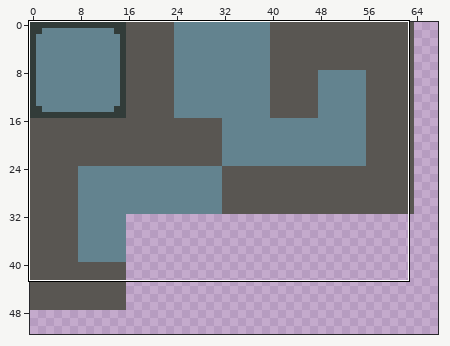
Sprite sheet -- Assets/Art/Sprites/Tiles.png. The first picture is a wide view before the edit; the outline marks the close-up.
Close-up. The starting point:
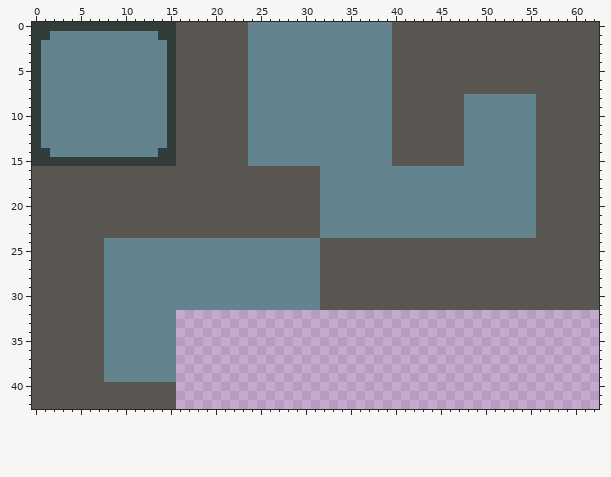
The file is 128x128 pixels. Shown: x 0..62, y 0..42. The wide view leaves out empty margins.
After the commit:
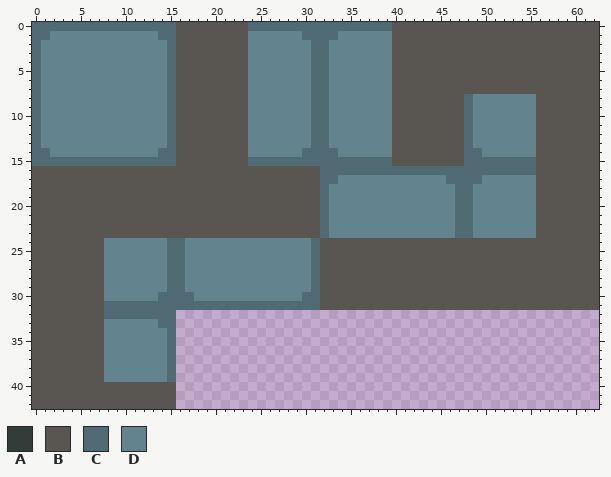
Palette (. is transparent): A #323c39  B #595652  C #516b74  D #63838f
Commit: Floor tile update
What changed:
Changed rows in their new state; - is an unchanged pixel.
first column x 0:
 0 CCCCCCCCCCCCCCCC--------CCCCCCCCCCCCCCCC----------------
 1 CC------------CC--------------CCCC----------------------
 2 C--------------C---------------CC-----------------------
 3 C--------------C---------------CC-----------------------
 4 C--------------C---------------CC-----------------------
 5 C--------------C---------------CC-----------------------
 6 C--------------C---------------CC-----------------------
 7 C--------------C---------------CC-----------------------
 8 C--------------C---------------CC---------------C-------
 9 C--------------C---------------CC---------------C-------
10 C--------------C---------------CC---------------C-------
11 C--------------C---------------CC---------------C-------
12 C--------------C---------------CC---------------C-------
13 C--------------C---------------CC---------------C-------
14 CC------------CC--------------CCCC--------------CC------
15 CCCCCCCCCCCCCCCC--------CCCCCCCCCCCCCCCC--------CCCCCCCC
16 --------------------------------CCCCCCCCCCCCCCCCCCCCCCCC
17 --------------------------------CC------------CCCC------
18 --------------------------------C--------------CC-------
19 --------------------------------C--------------CC-------
20 --------------------------------C--------------CC-------
21 --------------------------------C--------------CC-------
22 --------------------------------C--------------CC-------
23 --------------------------------C--------------CC-------
24 ---------------CC--------------C------------------------
25 ---------------CC--------------C------------------------
26 ---------------CC--------------C------------------------
27 ---------------CC--------------C------------------------
28 ---------------CC--------------C------------------------
29 ---------------CC--------------C------------------------
30 --------------CCCC------------CC------------------------
31 --------CCCCCCCCCCCCCCCCCCCCCCCC------------------------
32 --------CCCCCCCC----------------------------------------
33 --------------CC----------------------------------------
34 ---------------C----------------------------------------
35 ---------------C----------------------------------------
36 ---------------C----------------------------------------
37 ---------------C----------------------------------------
38 ---------------C----------------------------------------
39 ---------------C----------------------------------------
Boxes around the changes in both close-ups, in picture pixels (x1, y1, x2, y2):
changed: (32, 22, 536, 382)
